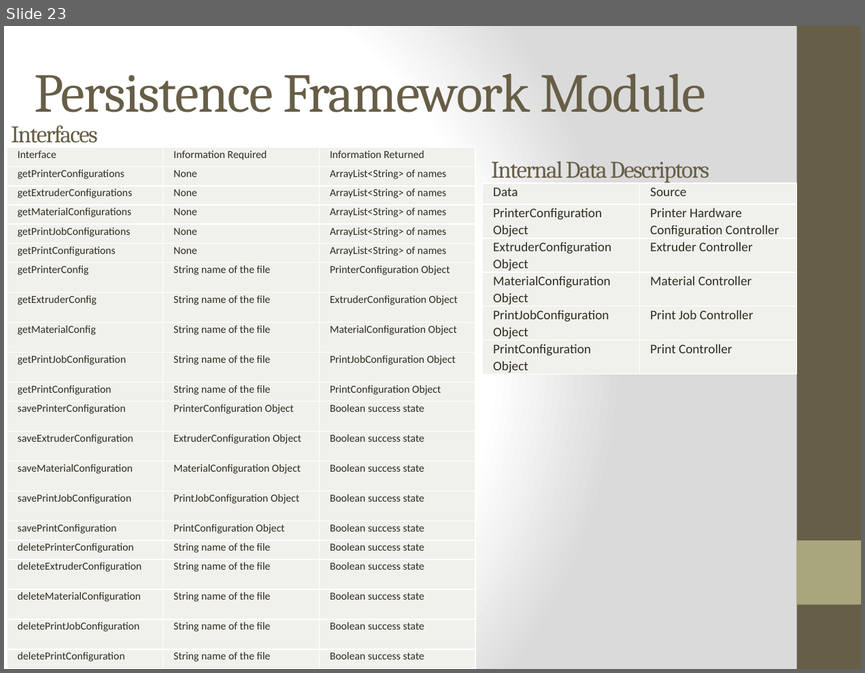
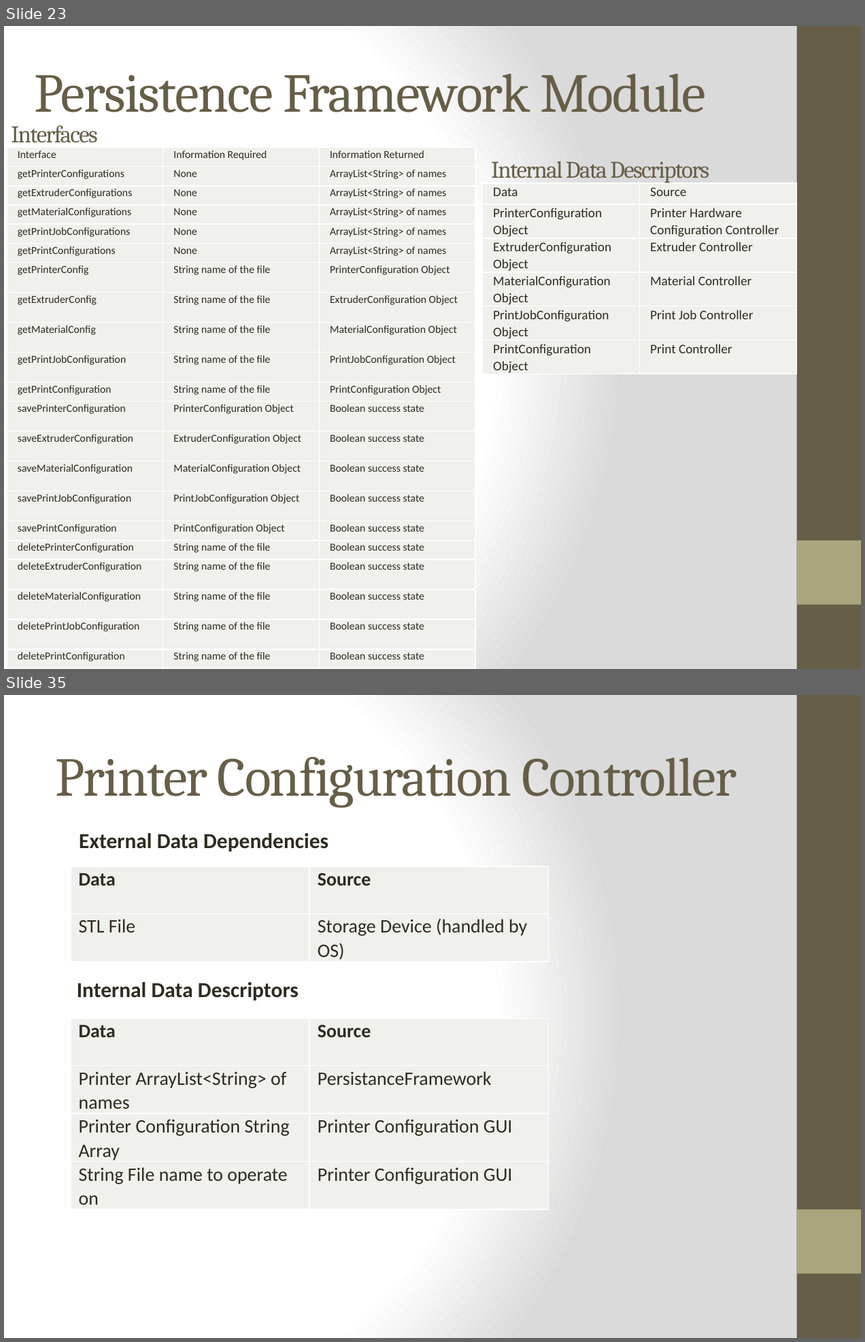
Before and after one commit to qpHalcy0n/SRDesign, a slide deck: DDS Presentation/Team Ink3d DDS.pptx. Shown one above the other, each under a label of ours: slide 23 before the commit, slides 23 and 35 after it; the slides between them are not shown. The pictures are 865x673 and 865x1342 pixels, drawn with LibreOffice and Linux fonts; fonts in the diff are those of the drawing. Boxes give left, top, right and bottom in pixels: in the first picture for what was removed or moved away, otherwise in the second. Text is boxed around its words. In the diff, an @@ line names an element or a change of style, - is before the commit and + after.

```diff
--- a/DDS Presentation/Team Ink3d DDS.pptx
+++ b/DDS Presentation/Team Ink3d DDS.pptx
@@ slide 35 added at <box>4,695,861,1338</box>, background gradient #FFFFFF to #DADADA; not listed: 2 template elements that a slide beside it also shows @@
@@ title added at <box>56,757,736,808</box>, 46 pt, text #675E47 @@
+Printer Configuration Controller
@@ text added at <box>79,833,328,851</box>, 18 pt, text #2F2B20, bold @@
+External Data Dependencies
@@ table added at <box>71,866,549,962</box>, 2 rows, 2 columns @@
+Data | Source
+STL File | Storage Device (handled by OS)
@@ text added at <box>77,982,298,1000</box>, 18 pt, text #2F2B20, bold @@
+Internal Data Descriptors
@@ table added at <box>71,1018,549,1209</box>, 4 rows, 2 columns @@
+Data | Source
+Printer ArrayList<String> of names | PersistanceFramework
+Printer Configuration String Array | Printer Configuration GUI
+String File name to operate on | Printer Configuration GUI
```
Also in this commit, not shown: 9 slides changed, 44 other slides added.
